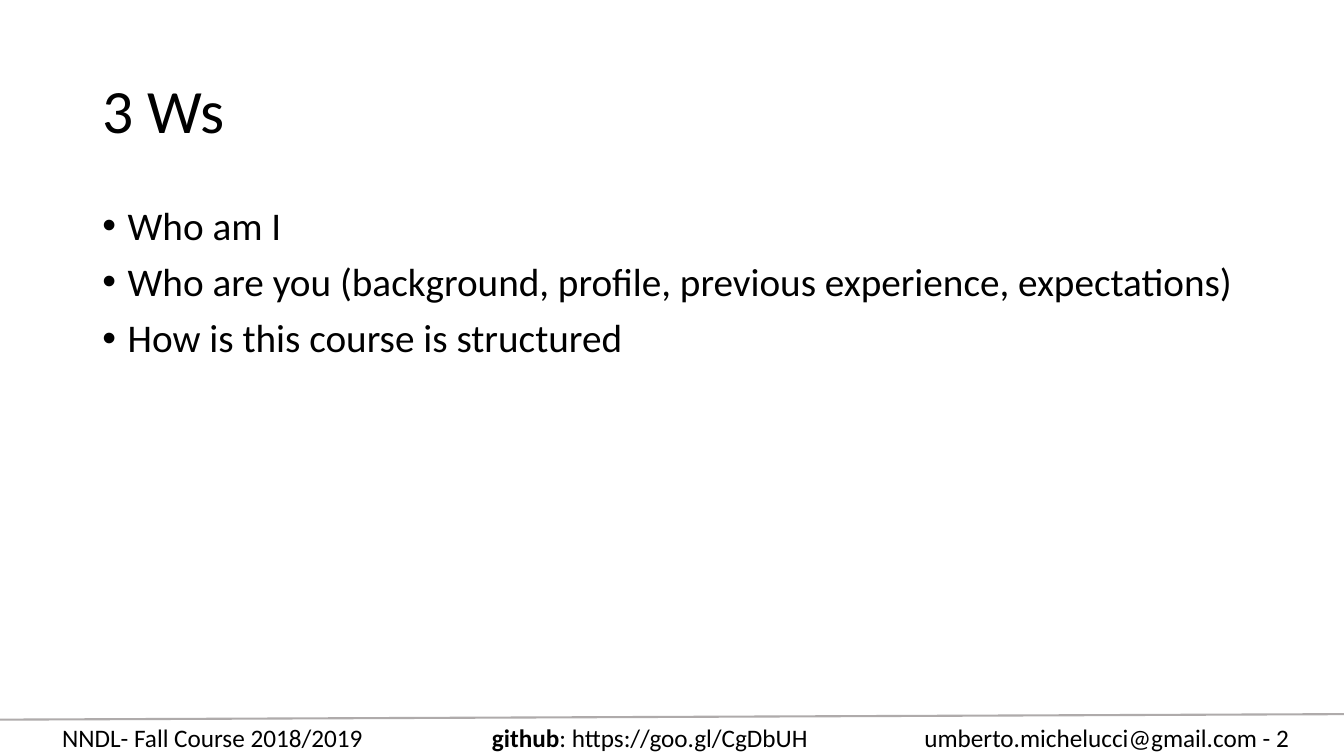
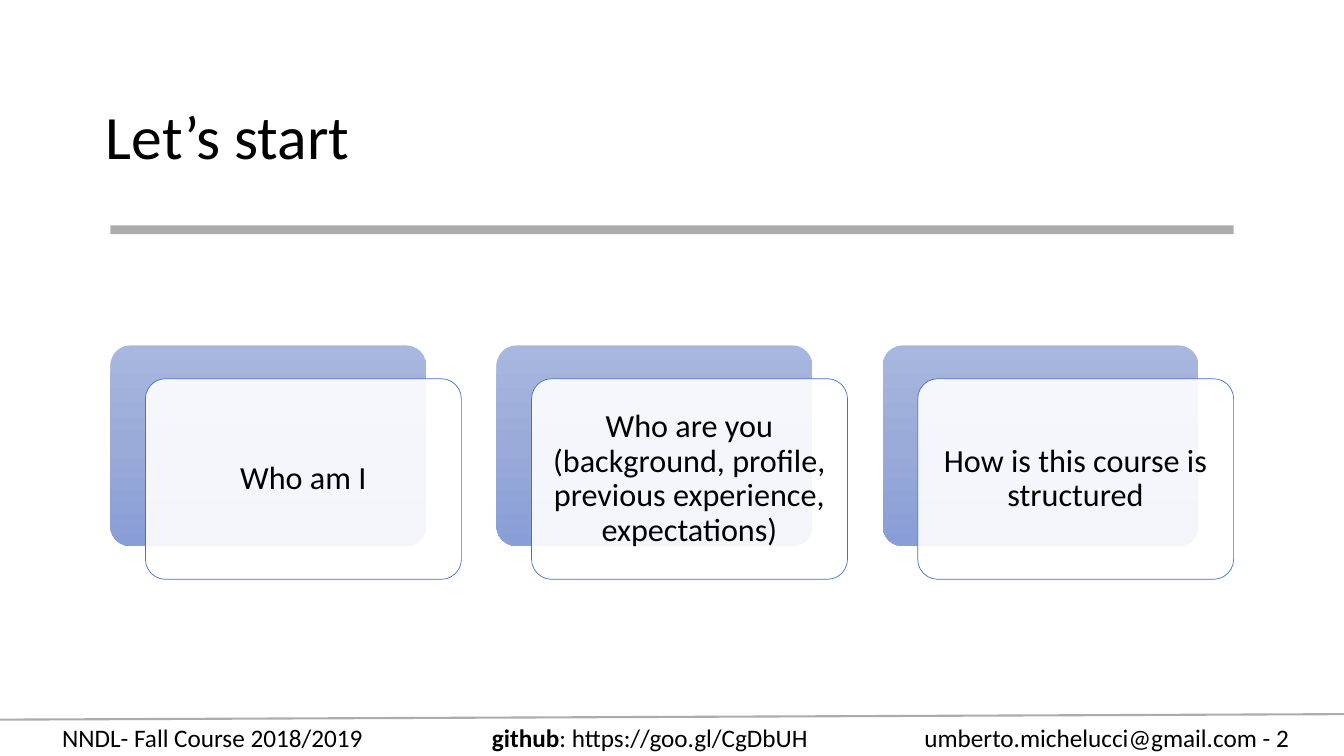
Before and after one commit to toelt-llc/COURSE-zhaw-dlcourse-spring2019, a slide deck: slide 2 of Week 1 - Mathematic introduction/NNDL - Fall 18 Week 1 - Administration and basics.pptx. Drawn at 1344x756 pixels with LibreOffice and Linux fonts; fonts in the diff are those of the drawing. Boxes give left, top, right and bottom in pixels: in the first picture for what was removed or moved away, otherwise in the second. Text is boxed around its words. In the diff, an @@ line names an element or a change of style, - is before the commit and + after.

```diff
--- a/Week 1 - Mathematic introduction/NNDL - Fall 18 Week 1 - Administration and basics.pptx
+++ b/Week 1 - Mathematic introduction/NNDL - Fall 18 Week 1 - Administration and basics.pptx
@@ title at box(106, 116, 349, 160): text changed @@
-3 Ws
+Let’s start
@@ rectangle added at box(110, 226, 1233, 235), fill #808080 at 65% opacity @@
@@ text removed at box(128, 212, 1232, 353) @@
-• Who am I
-• Who are you (background, profile, previous experience, expectations)
-• How is this course is structured
@@ group added at box(110, 346, 1233, 580): 6 rounded rectangles, 3 texts @@
+Who am I
+Who are you (background, profile, previous experience, expectations)
+How is this course is structured
```
Also in this commit, not shown: 5 other slides changed, 3 slides added, 2 slides removed.
